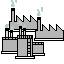
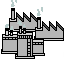
Revision of a layered 64 × 64 image; what changed, layer by layer:
removed layer "Layer 3" over [1, 12, 64, 58]
removed layer "Layer 2" over [1, 12, 64, 58]
painted on "Layer 4(pasted)" over [1, 12, 64, 58]
